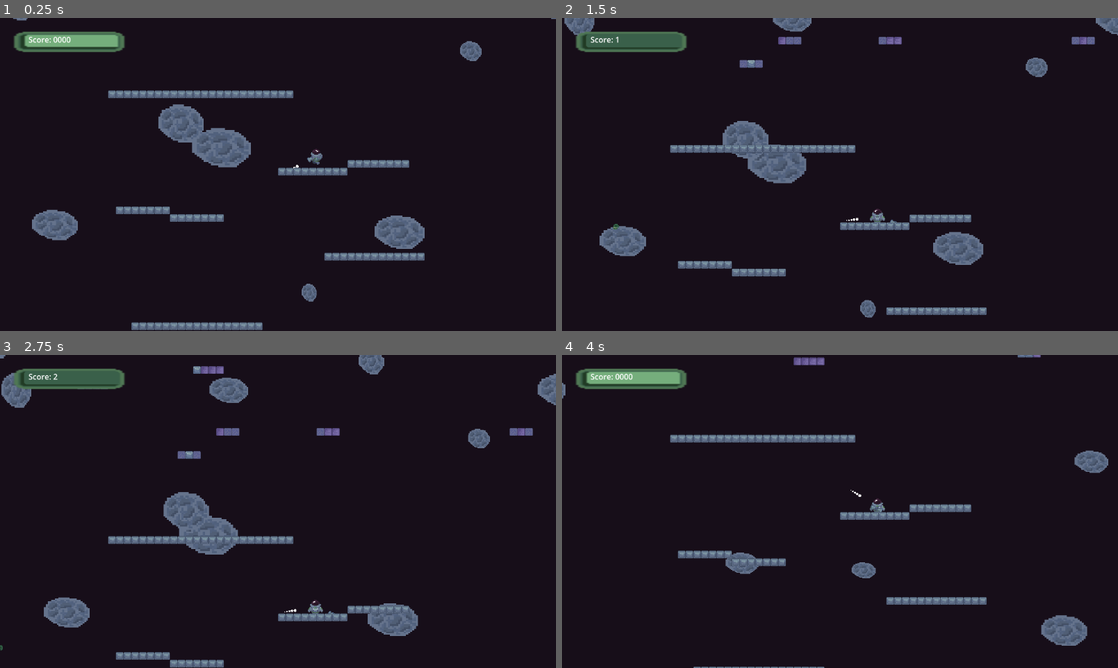
Above: before the commit, frames 1-4 (two rows, left to right).
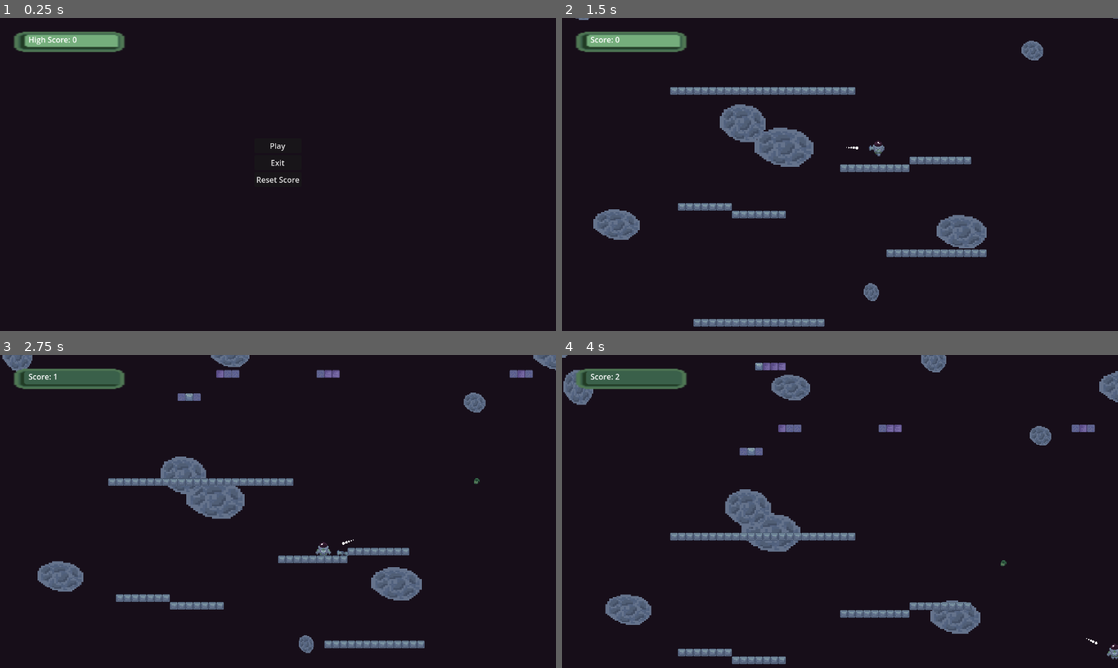
Above: after the commit, the same moments.

Repository: ScoreSpaceGameJam-SpaceGame/SpaceGame
Game: Godot game, scene res://levels/menu/menu.tscn
The game is run twice, just before and just after one commit, with the same random seed, the same clock (stepped at 60 frames per second) and the same inputs. Before the commit the project starts from res://levels/main_level/main_level.tscn. Sound files missing from this copy of the repository are replaced by a short silence.
Inputs (mouse positions are in pixels of both pictures, inside the frame that each line leads up to):
- Up to frame 1 (0.25 s): no input
- Up to frame 2 (1.5 s): click (840, 180) at 0.5 s, where only the run after the commit has a clickable "Reset Score"; click (840, 146) at 1.25 s, where only the run after the commit has a clickable "Play"
- Up to frame 3 (2.75 s): move the mouse to (400, 495) at 2.02 s; hold D (MoveRight) from 2.03 s (still down); click (400, 495) at 2.1 s
- Up to frame 4 (4 s): move the mouse to (728, 527) at 2.77 s; tap Space (Teleport) at 2.85 s; release D (MoveRight) at 3.5 s; click (767, 439) at 3.5 s, where only the run before the commit has a clickable "Play Again"

The runs differ from the first frame. In frame 1, 6.8% of the frame differs, in the area x 2-100%, y 0-100%; in frame 2, 11%; in frame 3, 13%, in the area x 0-100%, y 0-100%; in frame 4, 11%.

Commit message:
Moved score to be a global asset and added it to the main menu

Diff:
--- /dev/null
+++ b/globals/assets/score.tscn
@@ -0,0 +1,54 @@
+[gd_scene load_steps=5 format=3 uid="uid://dpmiyenwvroof"]
+
+[ext_resource type="Texture2D" uid="uid://dxic68s0fci4r" path="res://levels/sprite_assets/score_background.png" id="1_emnxj"]
+
+[sub_resource type="GDScript" id="GDScript_7awqs"]
+resource_name = "score"
+script/source = "extends Control
+
+func set_label(text: String) -> void:
+	$ProgressBar/Label.text = text
+
+func set_progress(val: float) -> void:
+	$ProgressBar.value = val
+"
+
+[sub_resource type="StyleBoxTexture" id="StyleBoxTexture_xnmhm"]
+texture = ExtResource("1_emnxj")
+expand_margin_left = 47.0
+expand_margin_top = 18.0
+expand_margin_right = 37.0
+expand_margin_bottom = 22.0
+
+[sub_resource type="StyleBoxFlat" id="StyleBoxFlat_411i7"]
+bg_color = Color(0.227451, 0.376471, 0.290196, 1)
+corner_radius_top_left = 6
+corner_radius_top_right = 6
+corner_radius_bottom_right = 6
+corner_radius_bottom_left = 6
+
+[node name="Score" type="Control"]
+layout_mode = 3
+anchors_preset = 0
+offset_right = 40.0
+offset_bottom = 40.0
+script = SubResource("GDScript_7awqs")
+
+[node name="ProgressBar" type="ProgressBar" parent="."]
+layout_mode = 0
+offset_left = 50.4538
+offset_top = 33.6359
+offset_right = 247.454
+offset_bottom = 60.6359
+theme_override_styles/background = SubResource("StyleBoxTexture_xnmhm")
+theme_override_styles/fill = SubResource("StyleBoxFlat_411i7")
+max_value = 1.0
+show_percentage = false
+
+[node name="Label" type="Label" parent="ProgressBar"]
+layout_mode = 0
+offset_left = 9.36359
+offset_top = -0.840881
+offset_right = 110.364
+offset_bottom = 22.1591
+text = "Score: 0"
--- a/levels/main_level/main_level.gd
+++ b/levels/main_level/main_level.gd
@@ -72,8 +72,8 @@
 
 func _on_update_score() -> void:
 	Global.current_score += 1
-	$CanvasLayer/Control/ProgressBar/Score.text = "Score: %s" % str(Global.current_score)
-	$CanvasLayer/Control/ProgressBar.value = clamp(float(Global.current_score) / float(Global.high_score), 0, 1)
+	$CanvasLayer/Score.set_label("Score: %s" % str(Global.current_score))
+	$CanvasLayer/Score.set_progress(clamp(float(Global.current_score) / float(Global.high_score), 0, 1))
 
 	$ScoreTimer.start()
 
--- a/levels/main_level/main_level.tscn
+++ b/levels/main_level/main_level.tscn
@@ -1,12 +1,12 @@
-[gd_scene load_steps=16 format=4 uid="uid://bghx2oxnj2vx2"]
+[gd_scene load_steps=14 format=4 uid="uid://bghx2oxnj2vx2"]
 
 [ext_resource type="Script" path="res://levels/main_level/main_level.gd" id="1_dvjk0"]
 [ext_resource type="PackedScene" uid="uid://domnmo2ft2frd" path="res://characters/player/player.tscn" id="2_cjvwa"]
 [ext_resource type="TileSet" uid="uid://qprgehqdwpm2" path="res://levels/main_level/map_tileset.tres" id="3_b03ey"]
 [ext_resource type="AudioStream" uid="uid://bpr4mclputuaq" path="res://levels/main_level/inevitable_force_start.wav" id="4_gwp46"]
 [ext_resource type="AudioStream" uid="uid://bgqq2avmn23ta" path="res://levels/main_level/inevitable_force_end.wav" id="5_vt0u2"]
-[ext_resource type="Texture2D" uid="uid://dxic68s0fci4r" path="res://characters/player/sprite_assets/score_background.png" id="5_xensf"]
 [ext_resource type="PackedScene" uid="uid://btabuqbe7l5ad" path="res://levels/main_level/Astroid.tscn" id="6_5md4j"]
+[ext_resource type="PackedScene" uid="uid://dpmiyenwvroof" path="res://globals/assets/score.tscn" id="6_56bkb"]
 
 [sub_resource type="RectangleShape2D" id="RectangleShape2D_n7nil"]
 size = Vector2(7.42501, 2099.21)
@@ -22,20 +22,6 @@
 
 [sub_resource type="RectangleShape2D" id="RectangleShape2D_pyoiy"]
 size = Vector2(1144.02, 34.1295)
-
-[sub_resource type="StyleBoxTexture" id="StyleBoxTexture_xnmhm"]
-texture = ExtResource("5_xensf")
-expand_margin_left = 47.0
-expand_margin_top = 18.0
-expand_margin_right = 37.0
-expand_margin_bottom = 22.0
-
-[sub_resource type="StyleBoxFlat" id="StyleBoxFlat_411i7"]
-bg_color = Color(0.227451, 0.376471, 0.290196, 1)
-corner_radius_top_left = 6
-corner_radius_top_right = 6
-corner_radius_bottom_right = 6
-corner_radius_bottom_left = 6
 
 [sub_resource type="PlaceholderTexture2D" id="PlaceholderTexture2D_scqkl"]
 
@@ -108,30 +94,7 @@
 
 [node name="CanvasLayer" type="CanvasLayer" parent="."]
 
-[node name="Control" type="Control" parent="CanvasLayer"]
-layout_mode = 3
-anchors_preset = 0
-offset_right = 40.0
-offset_bottom = 40.0
-
-[node name="ProgressBar" type="ProgressBar" parent="CanvasLayer/Control"]
-layout_mode = 0
-offset_left = 50.4538
-offset_top = 33.6359
-offset_right = 247.454
-offset_bottom = 60.6359
-theme_override_styles/background = SubResource("StyleBoxTexture_xnmhm")
-theme_override_styles/fill = SubResource("StyleBoxFlat_411i7")
-max_value = 1.0
-show_percentage = false
-
-[node name="Score" type="Label" parent="CanvasLayer/Control/ProgressBar"]
-layout_mode = 0
-offset_left = 9.36359
-offset_top = -0.840881
-offset_right = 110.364
-offset_bottom = 22.1591
-text = "Score: 0000"
+[node name="Score" parent="CanvasLayer" instance=ExtResource("6_56bkb")]
 
 [node name="ParallaxBackground" type="ParallaxBackground" parent="CanvasLayer"]
 scroll_offset = Vector2(0, 100)
--- a/levels/menu/menu.gd
+++ b/levels/menu/menu.gd
@@ -1,7 +1,7 @@
 extends Control
 
 func _ready() -> void:
-	$Label.text = "High Score: %s" % str(Global.get_high_score())
+	$Score.set_label("High Score: %s" % str(Global.get_high_score()))
 
 func _on_play_pressed() -> void:
 	get_tree().change_scene_to_file("res://levels/main_level/main_level.tscn")
@@ -12,4 +12,7 @@
 func _on_reset_score_pressed() -> void:
 	Global.save_score(0)
 	Global.high_score = 0
-	$Label.text = "High Score: 0"
+	$Score.set_label("High Score: 0")
+
+func _on_audio_stream_player_finished() -> void:
+	$AudioStreamPlayer.play()
--- a/levels/menu/menu.tscn
+++ b/levels/menu/menu.tscn
@@ -1,6 +1,8 @@
-[gd_scene load_steps=2 format=3 uid="uid://bauftp7yteame"]
+[gd_scene load_steps=4 format=3 uid="uid://bauftp7yteame"]
 
 [ext_resource type="Script" path="res://levels/menu/menu.gd" id="1_qhlr6"]
+[ext_resource type="AudioStream" uid="uid://sjxhlnmspqen" path="res://levels/menu/calm_wonder.wav" id="2_8em0r"]
+[ext_resource type="PackedScene" uid="uid://dpmiyenwvroof" path="res://globals/assets/score.tscn" id="2_atalm"]
 
 [node name="Menu" type="Control"]
 layout_mode = 3
@@ -11,17 +13,24 @@
 grow_vertical = 2
 script = ExtResource("1_qhlr6")
 
+[node name="Score" parent="." instance=ExtResource("2_atalm")]
+
+[node name="AudioStreamPlayer" type="AudioStreamPlayer" parent="."]
+stream = ExtResource("2_8em0r")
+autoplay = true
+
 [node name="VFlowContainer" type="VFlowContainer" parent="."]
+custom_minimum_size = Vector2(0, 150)
 layout_mode = 1
 anchors_preset = 8
 anchor_left = 0.5
 anchor_top = 0.5
 anchor_right = 0.5
 anchor_bottom = 0.5
-offset_left = -92.0
-offset_top = -15.5
-offset_right = 92.0
-offset_bottom = 15.5
+offset_left = -49.0
+offset_top = -75.0
+offset_right = 49.0
+offset_bottom = 75.0
 grow_horizontal = 2
 grow_vertical = 2
 last_wrap_alignment = 2
@@ -38,14 +47,7 @@
 layout_mode = 2
 text = "Reset Score"
 
-[node name="Label" type="Label" parent="."]
-layout_mode = 0
-offset_left = 91.1138
-offset_top = 94.2922
-offset_right = 277.114
-offset_bottom = 118.292
-text = "9999 High score"
-
+[connection signal="finished" from="AudioStreamPlayer" to="." method="_on_audio_stream_player_finished"]
 [connection signal="pressed" from="VFlowContainer/Play" to="." method="_on_play_pressed"]
 [connection signal="pressed" from="VFlowContainer/Exit" to="." method="_on_exit_pressed"]
 [connection signal="pressed" from="VFlowContainer/ResetScore" to="." method="_on_reset_score_pressed"]
--- a/project.godot
+++ b/project.godot
@@ -15,7 +15,7 @@
 [application]
 
 config/name="SpaceGame"
-run/main_scene="res://levels/main_level/main_level.tscn"
+run/main_scene="res://levels/menu/menu.tscn"
 config/features=PackedStringArray("4.3", "Forward Plus")
 config/icon="res://icon.svg"
 
Not shown, added: levels/menu/calm_wonder.wav.import
Renamed: characters/player/sprite_assets/score_background.png -> levels/sprite_assets/score_background.png
Not shown, changed: levels/sprite_assets/score_background.png.import
Not shown, added: levels/menu/calm_wonder.wav
